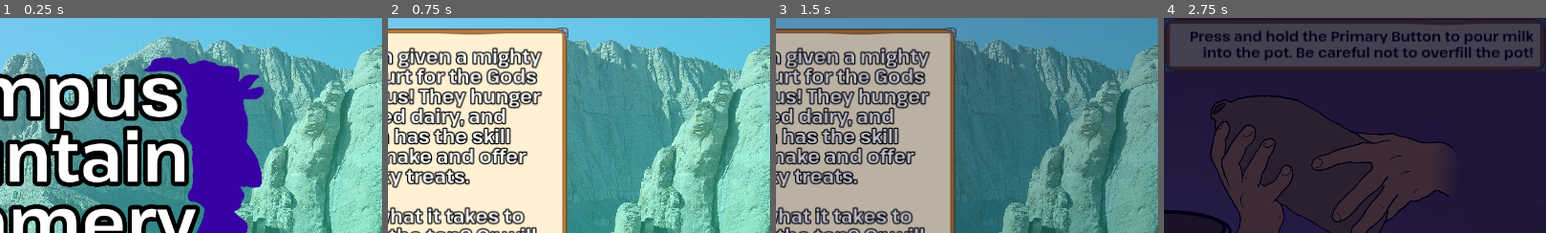
Above: before the commit, frames 1-4 (left to right).
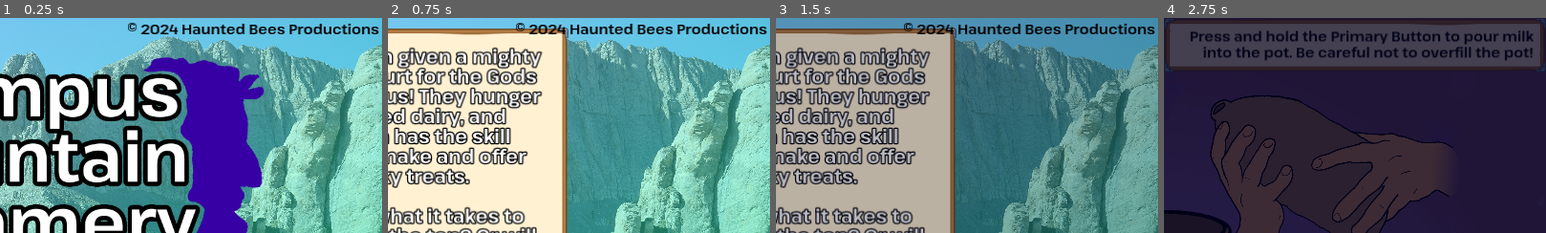
Above: after the commit, the same moments.

Repository: HauntedBees/olympus-mountain-creamery
Game: Godot game, scene res://game_scenes/00_title/title_scene.tscn
Same seed, same stepped clock (60 frames per second), same inputs: the game is played once before the commit and once after it.
Inputs (mouse positions are % of the whole screen's width and height, from its top left):
- Up to frame 1 (0.25 s): no input
- Up to frame 2 (0.75 s): tap Enter at 0.5 s; move the mouse to (72, 45) at 0.52 s; hold Z (button_one) from 0.53 s (still down); click (72, 45) at 0.67 s
- Up to frame 3 (1.5 s): tap Space at 1.25 s; move the mouse to (30, 55) at 1.27 s; release Z (button_one) at 1.28 s; tap Z (button_one) at 1.35 s; click (30, 55) at 1.42 s
- Up to frame 4 (2.75 s): move the mouse to (60, 28) at 2.02 s; hold X (button_two) from 2.03 s (still down); click (60, 28) at 2.17 s; tap Z (button_one) at 2.3 s
The pictures show only the part of the screen within x 50-100%, y 0-50%; the shares and areas given below are measured in that part.

The runs differ from the first frame. In frame 1, 1.7% of the frame differs, in the area x 33-100%, y 2-8%; in frame 2, 1.7%; in frame 3, 1.6%; in frame 4, nothing differs.

Commit message:
title change

Diff:
--- a/game_scenes/00_title/title_scene.tscn
+++ b/game_scenes/00_title/title_scene.tscn
@@ -20,6 +20,10 @@
 
 [sub_resource type="LabelSettings" id="LabelSettings_cq3a4"]
 font_size = 28
+font_color = Color(0, 0, 0, 1)
+
+[sub_resource type="LabelSettings" id="LabelSettings_u3iuj"]
+font_size = 24
 font_color = Color(0, 0, 0, 1)
 
 [node name="TitleScene" type="Control"]
@@ -353,3 +357,17 @@
 grow_horizontal = 2
 grow_vertical = 2
 color = Color(0, 0, 0.12549, 0)
+
+[node name="Label" type="Label" parent="."]
+layout_mode = 1
+anchors_preset = 1
+anchor_left = 1.0
+anchor_right = 1.0
+offset_left = -426.0
+offset_top = 2.0
+offset_right = -4.0
+offset_bottom = 32.0
+grow_horizontal = 0
+text = "© 2024 Haunted Bees Productions"
+label_settings = SubResource("LabelSettings_u3iuj")
+vertical_alignment = 2
Not shown: 1 places in game_scenes/00_title/title_scene.tscn that only renumber resources
